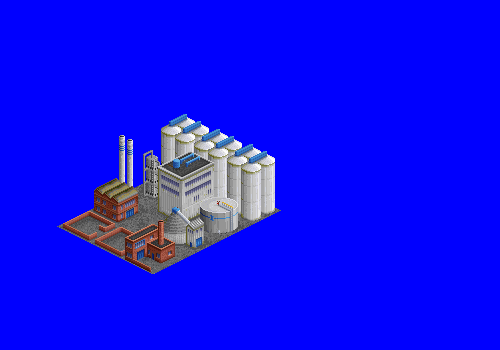
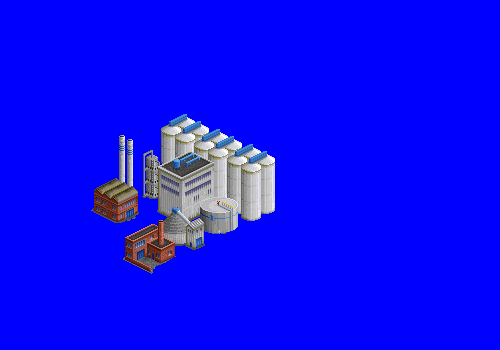
Revision of a layered 500x350 image; what changed, layer by layer:
painted on "small building + small chimney" over [121, 254, 185, 274]
hid "beet store copy" over [57, 211, 121, 242]
hid "beet store", painted on it over [89, 227, 145, 258]
hid group "tiles" (12 layers) over [57, 184, 281, 274]
